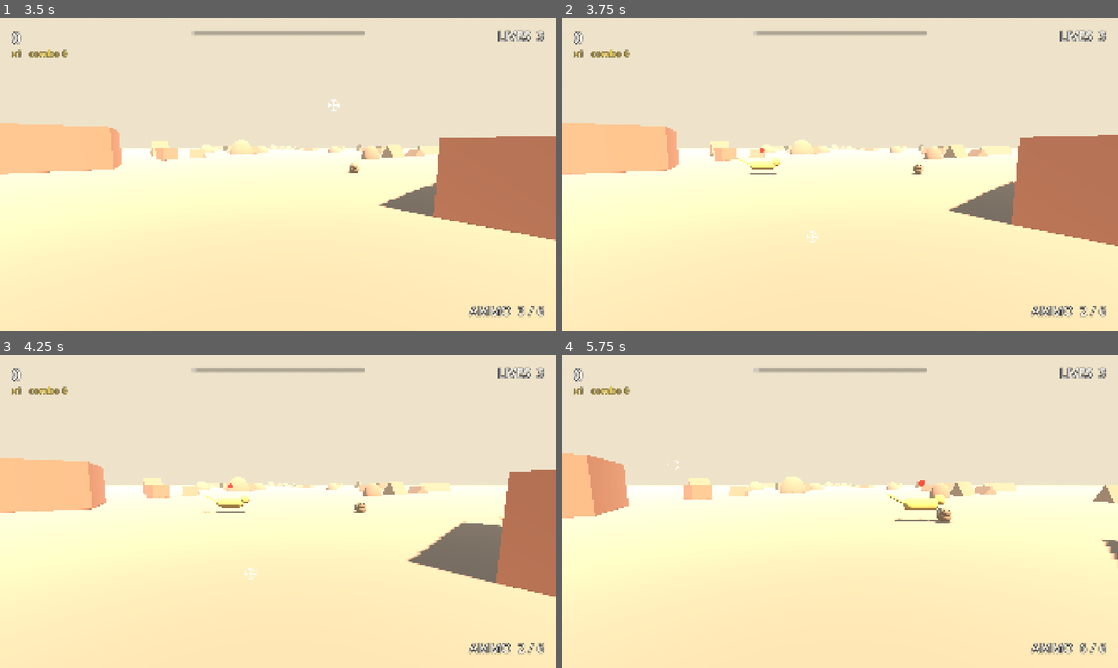
Above: before the commit, frames 1-4 (two rows, left to right).
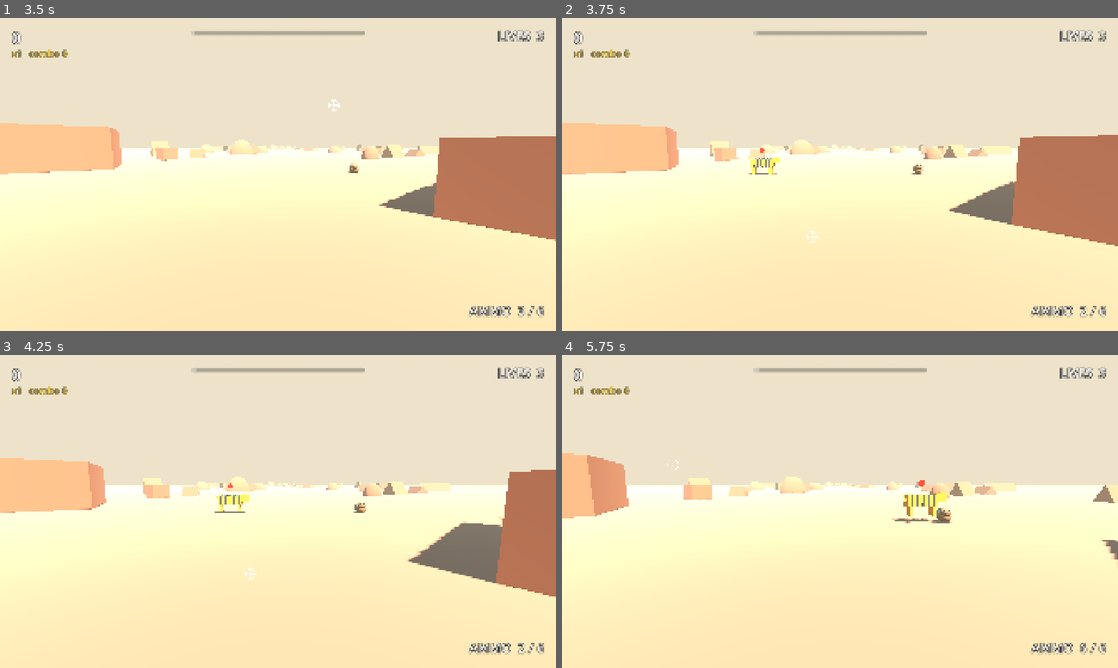
Above: after the commit, the same moments.

Repository: Andresac90/Hyrax-Defender
Game: Godot game, scene res://scenes/menus/main_menu.tscn
Two runs of this game, one before a commit and one after it. Both use one fixed random seed, a clock stepped at 60 frames per second and the inputs below.
Inputs (mouse positions are in pixels of both pictures, inside the frame that each line leads up to):
- Up to frame 1 (3.5 s): click "Canyon Best: 0" at 0.5 s; move the mouse to (400, 158) at 1.27 s; press the mouse at (400, 158) at 1.28 s; move the mouse to (166, 190) at 2.02 s; release the mouse at (166, 190) at 2.03 s; click (166, 190) at 2.1 s; move the mouse to (333, 105) at 2.77 s; press the mouse at (333, 105) at 2.78 s
- Up to frame 2 (3.75 s): move the mouse to (812, 237) at 3.52 s; release the mouse at (812, 237) at 3.53 s; click (812, 237) at 3.6 s
- Up to frame 3 (4.25 s): no input
- Up to frame 4 (5.75 s): move the mouse to (1006, 558) at 4.27 s; press the mouse at (1006, 558) at 4.28 s; right-click (1006, 558) at 4.9 s; move the mouse to (673, 464) at 5.02 s; release the mouse at (673, 464) at 5.03 s; click (673, 464) at 5.1 s

Frame 1 is identical in both runs. In frame 2, 0.2% of the frame differs, in the area x 31-40%, y 44-50%; in frame 3, 0.2%; in frame 4, 0.5%, in the area x 58-70%, y 43-54%.

Commit message:
add some animals and gunshot sound.
add tiger, lion, hippo, elephant asset
modify script - randomly one of animals coming leopard and added 4 animal.
add gunshot sound.

Diff:
--- /dev/null
+++ b/scenes/actors/elephant.tscn
@@ -0,0 +1,68 @@
+[gd_scene format=3 uid="uid://c8l3pm8nm7i5k"]
+
+[ext_resource type="Script" uid="uid://eytc5lh8gy58" path="res://scripts/actors/predator.gd" id="1_mhrf6"]
+[ext_resource type="PackedScene" uid="uid://cqympgmtnm8kc" path="res://assets/animal/elephant.glb" id="2_mhrf6"]
+
+[sub_resource type="StandardMaterial3D" id="StandardMaterial3D_coat"]
+albedo_color = Color(0.86, 0.66, 0.26, 1)
+
+[sub_resource type="CapsuleMesh" id="CapsuleMesh_torso"]
+material = SubResource("StandardMaterial3D_coat")
+radius = 0.3
+height = 1.6
+
+[sub_resource type="SphereMesh" id="SphereMesh_head"]
+material = SubResource("StandardMaterial3D_coat")
+radius = 0.26
+height = 0.48
+
+[sub_resource type="CapsuleMesh" id="CapsuleMesh_tail"]
+material = SubResource("StandardMaterial3D_coat")
+radius = 0.06
+height = 1.0
+
+[sub_resource type="StandardMaterial3D" id="StandardMaterial3D_marker"]
+shading_mode = 0
+albedo_color = Color(1, 0.15, 0.1, 1)
+
+[sub_resource type="SphereMesh" id="SphereMesh_marker"]
+material = SubResource("StandardMaterial3D_marker")
+radius = 0.15
+height = 0.3
+
+[sub_resource type="SphereShape3D" id="SphereShape3D_hit"]
+radius = 0.9
+
+[node name="Elephant" type="Area3D" unique_id=1921455719]
+collision_layer = 2
+collision_mask = 0
+monitoring = false
+script = ExtResource("1_mhrf6")
+speed = 4.5
+spawn_side_distance = 11.0
+
+[node name="Torso" type="MeshInstance3D" parent="." unique_id=1863533439]
+transform = Transform3D(1, 0, 0, 0, -3.6199901e-06, -1, 0, 1, -3.6199901e-06, 0, 0.55, 0)
+visible = false
+mesh = SubResource("CapsuleMesh_torso")
+
+[node name="Head" type="MeshInstance3D" parent="." unique_id=1880040839]
+transform = Transform3D(1, 0, 0, 0, 1, 0, 0, 0, 1, 0, 0.75, -0.85)
+visible = false
+mesh = SubResource("SphereMesh_head")
+
+[node name="Tail" type="MeshInstance3D" parent="." unique_id=774714312]
+transform = Transform3D(1, 0, 0, 0, 0.4535961, -0.8912074, 0, 0.8912074, 0.4535961, 0, 0.75, 1.1)
+visible = false
+mesh = SubResource("CapsuleMesh_tail")
+
+[node name="ThreatMarker" type="MeshInstance3D" parent="." unique_id=1269451502]
+transform = Transform3D(1, 0, 0, 0, 1, 0, 0, 0, 1, 0, 2, 0)
+mesh = SubResource("SphereMesh_marker")
+
+[node name="HitShape" type="CollisionShape3D" parent="." unique_id=624099880]
+transform = Transform3D(1, 0, 0, 0, 1, 0, 0, 0, 1, 0, 0.6, 0)
+shape = SubResource("SphereShape3D_hit")
+
+[node name="elephant2" parent="." unique_id=567085763 instance=ExtResource("2_mhrf6")]
+transform = Transform3D(-1, 0, -8.742278e-08, 0, 1, 0, 8.742278e-08, 0, -1, 0, 0, 0)
--- /dev/null
+++ b/scenes/actors/hippo.tscn
@@ -0,0 +1,68 @@
+[gd_scene format=3 uid="uid://bvwlnyt31pa0d"]
+
+[ext_resource type="Script" uid="uid://eytc5lh8gy58" path="res://scripts/actors/predator.gd" id="1_qqn0t"]
+[ext_resource type="PackedScene" uid="uid://d2scqe5i8oqps" path="res://assets/animal/hippo.glb" id="2_qqn0t"]
+
+[sub_resource type="StandardMaterial3D" id="StandardMaterial3D_coat"]
+albedo_color = Color(0.86, 0.66, 0.26, 1)
+
+[sub_resource type="CapsuleMesh" id="CapsuleMesh_torso"]
+material = SubResource("StandardMaterial3D_coat")
+radius = 0.3
+height = 1.6
+
+[sub_resource type="SphereMesh" id="SphereMesh_head"]
+material = SubResource("StandardMaterial3D_coat")
+radius = 0.26
+height = 0.48
+
+[sub_resource type="CapsuleMesh" id="CapsuleMesh_tail"]
+material = SubResource("StandardMaterial3D_coat")
+radius = 0.06
+height = 1.0
+
+[sub_resource type="StandardMaterial3D" id="StandardMaterial3D_marker"]
+shading_mode = 0
+albedo_color = Color(1, 0.15, 0.1, 1)
+
+[sub_resource type="SphereMesh" id="SphereMesh_marker"]
+material = SubResource("StandardMaterial3D_marker")
+radius = 0.15
+height = 0.3
+
+[sub_resource type="SphereShape3D" id="SphereShape3D_hit"]
+radius = 0.9
+
+[node name="Hippo" type="Area3D" unique_id=1921455719]
+collision_layer = 2
+collision_mask = 0
+monitoring = false
+script = ExtResource("1_qqn0t")
+speed = 4.5
+spawn_side_distance = 11.0
+
+[node name="Torso" type="MeshInstance3D" parent="." unique_id=1863533439]
+transform = Transform3D(1, 0, 0, 0, -3.6199901e-06, -1, 0, 1, -3.6199901e-06, 0, 0.55, 0)
+visible = false
+mesh = SubResource("CapsuleMesh_torso")
+
+[node name="Head" type="MeshInstance3D" parent="." unique_id=1880040839]
+transform = Transform3D(1, 0, 0, 0, 1, 0, 0, 0, 1, 0, 0.75, -0.85)
+visible = false
+mesh = SubResource("SphereMesh_head")
+
+[node name="Tail" type="MeshInstance3D" parent="." unique_id=774714312]
+transform = Transform3D(1, 0, 0, 0, 0.4535961, -0.8912074, 0, 0.8912074, 0.4535961, 0, 0.75, 1.1)
+visible = false
+mesh = SubResource("CapsuleMesh_tail")
+
+[node name="ThreatMarker" type="MeshInstance3D" parent="." unique_id=1269451502]
+transform = Transform3D(1, 0, 0, 0, 1, 0, 0, 0, 1, 0, 1.5, 0)
+mesh = SubResource("SphereMesh_marker")
+
+[node name="HitShape" type="CollisionShape3D" parent="." unique_id=624099880]
+transform = Transform3D(1, 0, 0, 0, 1, 0, 0, 0, 1, 0, 0.6, 0)
+shape = SubResource("SphereShape3D_hit")
+
+[node name="hippo2" parent="." unique_id=164611442 instance=ExtResource("2_qqn0t")]
+transform = Transform3D(-1, 0, -8.742278e-08, 0, 1, 0, 8.742278e-08, 0, -1, 0, 0, 0)
--- a/scenes/actors/leopard.tscn
+++ b/scenes/actors/leopard.tscn
@@ -1,13 +1,9 @@
-[gd_scene format=3]
+[gd_scene format=3 uid="uid://ds5jtofvtud3h"]
 
-[ext_resource type="Script" path="res://scripts/actors/predator.gd" id="1_predator"]
+[ext_resource type="Script" uid="uid://eytc5lh8gy58" path="res://scripts/actors/predator.gd" id="1_predator"]
 
 [sub_resource type="StandardMaterial3D" id="StandardMaterial3D_coat"]
 albedo_color = Color(0.86, 0.66, 0.26, 1)
-
-[sub_resource type="StandardMaterial3D" id="StandardMaterial3D_marker"]
-shading_mode = 0
-albedo_color = Color(1, 0.15, 0.1, 1)
 
 [sub_resource type="CapsuleMesh" id="CapsuleMesh_torso"]
 material = SubResource("StandardMaterial3D_coat")
@@ -24,6 +20,10 @@
 radius = 0.06
 height = 1.0
 
+[sub_resource type="StandardMaterial3D" id="StandardMaterial3D_marker"]
+shading_mode = 0
+albedo_color = Color(1, 0.15, 0.1, 1)
+
 [sub_resource type="SphereMesh" id="SphereMesh_marker"]
 material = SubResource("StandardMaterial3D_marker")
 radius = 0.15
@@ -32,34 +32,30 @@
 [sub_resource type="SphereShape3D" id="SphereShape3D_hit"]
 radius = 0.9
 
-[node name="Leopard" type="Area3D"]
+[node name="Leopard" type="Area3D" unique_id=1921455719]
 collision_layer = 2
 collision_mask = 0
 monitoring = false
 script = ExtResource("1_predator")
 speed = 4.5
-points = 100
-rush_points = 200
 spawn_side_distance = 11.0
 
-[node name="Torso" type="MeshInstance3D" parent="."]
-position = Vector3(0, 0.55, 0)
-rotation = Vector3(1.5708, 0, 0)
+[node name="Torso" type="MeshInstance3D" parent="." unique_id=1863533439]
+transform = Transform3D(1, 0, 0, 0, -3.6199901e-06, -1, 0, 1, -3.6199901e-06, 0, 0.55, 0)
 mesh = SubResource("CapsuleMesh_torso")
 
-[node name="Head" type="MeshInstance3D" parent="."]
-position = Vector3(0, 0.75, -0.85)
+[node name="Head" type="MeshInstance3D" parent="." unique_id=1880040839]
+transform = Transform3D(1, 0, 0, 0, 1, 0, 0, 0, 1, 0, 0.75, -0.85)
 mesh = SubResource("SphereMesh_head")
 
-[node name="Tail" type="MeshInstance3D" parent="."]
-position = Vector3(0, 0.75, 1.1)
-rotation = Vector3(1.1, 0, 0)
+[node name="Tail" type="MeshInstance3D" parent="." unique_id=774714312]
+transform = Transform3D(1, 0, 0, 0, 0.4535961, -0.8912074, 0, 0.8912074, 0.4535961, 0, 0.75, 1.1)
 mesh = SubResource("CapsuleMesh_tail")
 
-[node name="ThreatMarker" type="MeshInstance3D" parent="."]
-position = Vector3(0, 1.5, 0)
+[node name="ThreatMarker" type="MeshInstance3D" parent="." unique_id=1269451502]
+transform = Transform3D(1, 0, 0, 0, 1, 0, 0, 0, 1, 0, 1.5, 0)
 mesh = SubResource("SphereMesh_marker")
 
-[node name="HitShape" type="CollisionShape3D" parent="."]
-position = Vector3(0, 0.6, 0)
+[node name="HitShape" type="CollisionShape3D" parent="." unique_id=624099880]
+transform = Transform3D(1, 0, 0, 0, 1, 0, 0, 0, 1, 0, 0.6, 0)
 shape = SubResource("SphereShape3D_hit")
--- /dev/null
+++ b/scenes/actors/lion.tscn
@@ -0,0 +1,68 @@
+[gd_scene format=3 uid="uid://bsjkblmly581v"]
+
+[ext_resource type="Script" uid="uid://eytc5lh8gy58" path="res://scripts/actors/predator.gd" id="1_xsfwj"]
+[ext_resource type="PackedScene" uid="uid://ch2hlte6x2vwn" path="res://assets/animal/lion.glb" id="2_wsnl0"]
+
+[sub_resource type="StandardMaterial3D" id="StandardMaterial3D_coat"]
+albedo_color = Color(0.86, 0.66, 0.26, 1)
+
+[sub_resource type="CapsuleMesh" id="CapsuleMesh_torso"]
+material = SubResource("StandardMaterial3D_coat")
+radius = 0.3
+height = 1.6
+
+[sub_resource type="SphereMesh" id="SphereMesh_head"]
+material = SubResource("StandardMaterial3D_coat")
+radius = 0.26
+height = 0.48
+
+[sub_resource type="CapsuleMesh" id="CapsuleMesh_tail"]
+material = SubResource("StandardMaterial3D_coat")
+radius = 0.06
+height = 1.0
+
+[sub_resource type="StandardMaterial3D" id="StandardMaterial3D_marker"]
+shading_mode = 0
+albedo_color = Color(1, 0.15, 0.1, 1)
+
+[sub_resource type="SphereMesh" id="SphereMesh_marker"]
+material = SubResource("StandardMaterial3D_marker")
+radius = 0.15
+height = 0.3
+
+[sub_resource type="SphereShape3D" id="SphereShape3D_hit"]
+radius = 0.9
+
+[node name="Lion" type="Area3D" unique_id=1921455719]
+collision_layer = 2
+collision_mask = 0
+monitoring = false
+script = ExtResource("1_xsfwj")
+speed = 4.5
+spawn_side_distance = 11.0
+
+[node name="Torso" type="MeshInstance3D" parent="." unique_id=1863533439]
+transform = Transform3D(1, 0, 0, 0, -3.6199901e-06, -1, 0, 1, -3.6199901e-06, 0, 0.55, 0)
+visible = false
+mesh = SubResource("CapsuleMesh_torso")
+
+[node name="Head" type="MeshInstance3D" parent="." unique_id=1880040839]
+transform = Transform3D(1, 0, 0, 0, 1, 0, 0, 0, 1, 0, 0.75, -0.85)
+visible = false
+mesh = SubResource("SphereMesh_head")
+
+[node name="Tail" type="MeshInstance3D" parent="." unique_id=774714312]
+transform = Transform3D(1, 0, 0, 0, 0.4535961, -0.8912074, 0, 0.8912074, 0.4535961, 0, 0.75, 1.1)
+visible = false
+mesh = SubResource("CapsuleMesh_tail")
+
+[node name="ThreatMarker" type="MeshInstance3D" parent="." unique_id=1269451502]
+transform = Transform3D(1, 0, 0, 0, 1, 0, 0, 0, 1, 0, 1.5, 0)
+mesh = SubResource("SphereMesh_marker")
+
+[node name="HitShape" type="CollisionShape3D" parent="." unique_id=624099880]
+transform = Transform3D(1, 0, 0, 0, 1, 0, 0, 0, 1, 0, 0.6, 0)
+shape = SubResource("SphereShape3D_hit")
+
+[node name="lion" parent="." unique_id=1968189343 instance=ExtResource("2_wsnl0")]
+transform = Transform3D(-1, 0, -8.742278e-08, 0, 1, 0, 8.742278e-08, 0, -1, 0, 0, 0)
--- /dev/null
+++ b/scenes/actors/tiger.tscn
@@ -0,0 +1,68 @@
+[gd_scene format=3 uid="uid://dq2hkd6prsan2"]
+
+[ext_resource type="Script" uid="uid://eytc5lh8gy58" path="res://scripts/actors/predator.gd" id="1_xsfwj"]
+[ext_resource type="PackedScene" uid="uid://dmvb5n0tbw37g" path="res://assets/animal/tiger.glb" id="2_xsfwj"]
+
+[sub_resource type="StandardMaterial3D" id="StandardMaterial3D_coat"]
+albedo_color = Color(0.86, 0.66, 0.26, 1)
+
+[sub_resource type="CapsuleMesh" id="CapsuleMesh_torso"]
+material = SubResource("StandardMaterial3D_coat")
+radius = 0.3
+height = 1.6
+
+[sub_resource type="SphereMesh" id="SphereMesh_head"]
+material = SubResource("StandardMaterial3D_coat")
+radius = 0.26
+height = 0.48
+
+[sub_resource type="CapsuleMesh" id="CapsuleMesh_tail"]
+material = SubResource("StandardMaterial3D_coat")
+radius = 0.06
+height = 1.0
+
+[sub_resource type="StandardMaterial3D" id="StandardMaterial3D_marker"]
+shading_mode = 0
+albedo_color = Color(1, 0.15, 0.1, 1)
+
+[sub_resource type="SphereMesh" id="SphereMesh_marker"]
+material = SubResource("StandardMaterial3D_marker")
+radius = 0.15
+height = 0.3
+
+[sub_resource type="SphereShape3D" id="SphereShape3D_hit"]
+radius = 0.9
+
+[node name="Tiger" type="Area3D" unique_id=1921455719]
+collision_layer = 2
+collision_mask = 0
+monitoring = false
+script = ExtResource("1_xsfwj")
+speed = 4.5
+spawn_side_distance = 11.0
+
+[node name="Torso" type="MeshInstance3D" parent="." unique_id=1863533439]
+transform = Transform3D(1, 0, 0, 0, -3.6199901e-06, -1, 0, 1, -3.6199901e-06, 0, 0.55, 0)
+visible = false
+mesh = SubResource("CapsuleMesh_torso")
+
+[node name="Head" type="MeshInstance3D" parent="." unique_id=1880040839]
+transform = Transform3D(1, 0, 0, 0, 1, 0, 0, 0, 1, 0, 0.75, -0.85)
+visible = false
+mesh = SubResource("SphereMesh_head")
+
+[node name="Tail" type="MeshInstance3D" parent="." unique_id=774714312]
+transform = Transform3D(1, 0, 0, 0, 0.4535961, -0.8912074, 0, 0.8912074, 0.4535961, 0, 0.75, 1.1)
+visible = false
+mesh = SubResource("CapsuleMesh_tail")
+
+[node name="ThreatMarker" type="MeshInstance3D" parent="." unique_id=1269451502]
+transform = Transform3D(1, 0, 0, 0, 1, 0, 0, 0, 1, 0, 1.5, 0)
+mesh = SubResource("SphereMesh_marker")
+
+[node name="HitShape" type="CollisionShape3D" parent="." unique_id=624099880]
+transform = Transform3D(1, 0, 0, 0, 1, 0, 0, 0, 1, 0, 0.6, 0)
+shape = SubResource("SphereShape3D_hit")
+
+[node name="tiger2" parent="." unique_id=527449754 instance=ExtResource("2_xsfwj")]
+transform = Transform3D(-1, 0, -8.742278e-08, 0, 1, 0, 8.742278e-08, 0, -1, 0, 0, 0)
--- a/scenes/game/level.tscn
+++ b/scenes/game/level.tscn
@@ -1,7 +1,8 @@
-[gd_scene format=3]
+[gd_scene format=3 uid="uid://2n0rj3fmfn5v"]
 
-[ext_resource type="Script" path="res://scripts/game/level.gd" id="1_level"]
+[ext_resource type="Script" uid="uid://nnni2brcnt6f" path="res://scripts/game/level.gd" id="1_level"]
 [ext_resource type="PackedScene" path="res://scenes/ui/hud.tscn" id="2_hud"]
+[ext_resource type="AudioStream" uid="uid://dl1tiggcp7a62" path="res://assets/audio/gunshot.mp3" id="3_dtmi3"]
 
 [sub_resource type="ProceduralSkyMaterial" id="ProceduralSkyMaterial_sky"]
 sky_top_color = Color(0.32, 0.55, 0.85, 1)
@@ -31,34 +32,37 @@
 }
 point_count = 5
 
-[node name="Level" type="Node3D"]
+[node name="Level" type="Node3D" unique_id=1351510143]
 script = ExtResource("1_level")
 
-[node name="WorldEnvironment" type="WorldEnvironment" parent="."]
+[node name="WorldEnvironment" type="WorldEnvironment" parent="." unique_id=405728663]
 environment = SubResource("Environment_main")
 
-[node name="Sun" type="DirectionalLight3D" parent="."]
-rotation = Vector3(-0.9, 0.6, 0)
+[node name="Sun" type="DirectionalLight3D" parent="." unique_id=1409875021]
+transform = Transform3D(0.8253356, -0.44229966, 0.3509874, 0, 0.62161, 0.7833269, -0.5646425, -0.6465076, 0.51303685, 0, 0, 0)
 shadow_enabled = true
 
-[node name="Ground" type="MeshInstance3D" parent="."]
-position = Vector3(0, 0, -200)
+[node name="Ground" type="MeshInstance3D" parent="." unique_id=1660055772]
+transform = Transform3D(1, 0, 0, 0, 1, 0, 0, 0, 1, 0, 0, -200)
 mesh = SubResource("PlaneMesh_ground")
 
-[node name="Rail" type="Path3D" parent="."]
+[node name="Rail" type="Path3D" parent="." unique_id=2142833070]
 curve = SubResource("Curve3D_rail")
 
-[node name="RailFollow" type="PathFollow3D" parent="Rail"]
-position = Vector3(0, 1.7, 0)
+[node name="RailFollow" type="PathFollow3D" parent="Rail" unique_id=293006183]
+transform = Transform3D(1, 0, 0, 0, 1, 0, 0, 0, 1, 0, 1.7, 0)
 loop = false
 
-[node name="Camera3D" type="Camera3D" parent="Rail/RailFollow"]
-rotation = Vector3(-0.12, 0, 0)
+[node name="Camera3D" type="Camera3D" parent="Rail/RailFollow" unique_id=880257573]
+transform = Transform3D(1, 0, 0, 0, 0.99280864, 0.119712204, 0, -0.119712204, 0.99280864, 0, 0, 0)
 current = true
 fov = 70.0
 
-[node name="Props" type="Node3D" parent="."]
+[node name="Props" type="Node3D" parent="." unique_id=896663249]
 
-[node name="Actors" type="Node3D" parent="."]
+[node name="Actors" type="Node3D" parent="." unique_id=218452137]
 
-[node name="HUD" parent="." instance=ExtResource("2_hud")]
+[node name="HUD" parent="." unique_id=164347449 instance=ExtResource("2_hud")]
+
+[node name="GunshotSound" type="AudioStreamPlayer" parent="." unique_id=1732286482]
+stream = ExtResource("3_dtmi3")
--- a/scripts/game/level.gd
+++ b/scripts/game/level.gd
@@ -1,3 +1,4 @@
+
 extends Node3D
 ## Runs a stage: carries the camera along the rail, spawns hyrax encounters and
 ## resolves the player's shots.
@@ -7,11 +8,21 @@
 
 const HYRAX_SCENE := preload("res://scenes/actors/hyrax.tscn")
 const ROCK_SCENE := preload("res://scenes/actors/falling_rock.tscn")
+
 const PREDATOR_SCENES := {
 	Threat.EAGLE: preload("res://scenes/actors/eagle.tscn"),
 	Threat.LEOPARD: preload("res://scenes/actors/leopard.tscn"),
 	Threat.SNAKE: preload("res://scenes/actors/snake.tscn"),
 }
+
+#  Additional animals
+const FOUR_LEGGED_SCENES := [
+	preload("res://scenes/actors/leopard.tscn"),
+	preload("res://scenes/actors/lion.tscn"),
+	preload("res://scenes/actors/tiger.tscn"),
+	preload("res://scenes/actors/elephant.tscn"),
+	preload("res://scenes/actors/hippo.tscn"),
+]
 
 const TARGETS_MASK := 1 << 1  # Physics layer 2, "targets".
 const SHOT_RANGE := 200.0
@@ -41,6 +52,8 @@
 @onready var _props: Node3D = $Props
 @onready var _actors: Node3D = $Actors
 @onready var _hud: GameHUD = $HUD
+@onready var _gunshot_sound: AudioStreamPlayer = $GunshotSound
+
 
 
 func _ready() -> void:
@@ -89,6 +102,9 @@
 func _fire(screen_position: Vector2) -> void:
 	if not GameState.try_fire():
 		return
+
+	_gunshot_sound.play()
+
 	var origin := _camera.project_ray_origin(screen_position)
 	var direction := _camera.project_ray_normal(screen_position)
 	var query := PhysicsRayQueryParameters3D.create(origin, origin + direction * SHOT_RANGE, TARGETS_MASK)
@@ -154,7 +170,17 @@
 		rock.setup(prey)
 		return
 
-	var predator: Predator = PREDATOR_SCENES[threat].instantiate()
+	# Randomly select one of the animals
+	var predator_scene: PackedScene
+
+	if threat == Threat.LEOPARD:
+		predator_scene = FOUR_LEGGED_SCENES[
+			_rng.randi_range(0, FOUR_LEGGED_SCENES.size() - 1)
+		]
+	else:
+		predator_scene = PREDATOR_SCENES[threat]
+
+	var predator: Predator = predator_scene.instantiate()
 	_actors.add_child(predator)
 	predator.global_position = origin + side * predator.spawn_side_distance + Vector3.UP * predator.spawn_height
 	predator.setup(prey, _camera, will_rush)
Binary file added: assets/animal/cage_bars.glb
Not shown, added: assets/animal/cage_bars.glb.import
Binary file added: assets/animal/crocodile.glb
Not shown, added: assets/animal/crocodile.glb.import
Binary file added: assets/animal/elephant.glb
Not shown, added: assets/animal/elephant.glb.import
Binary file added: assets/animal/fence_section.glb
Not shown, added: assets/animal/fence_section.glb.import
Binary file added: assets/animal/flamingo.glb
Not shown, added: assets/animal/flamingo.glb.import
Binary file added: assets/animal/giraffe.glb
Not shown, added: assets/animal/giraffe.glb.import
(and 40 more such lines)
